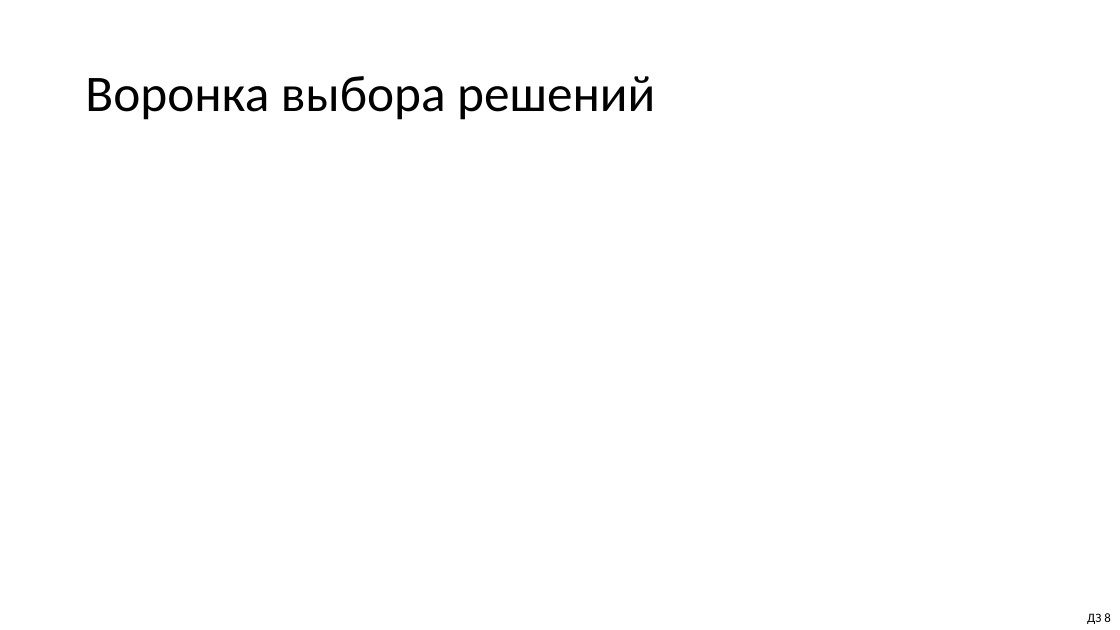
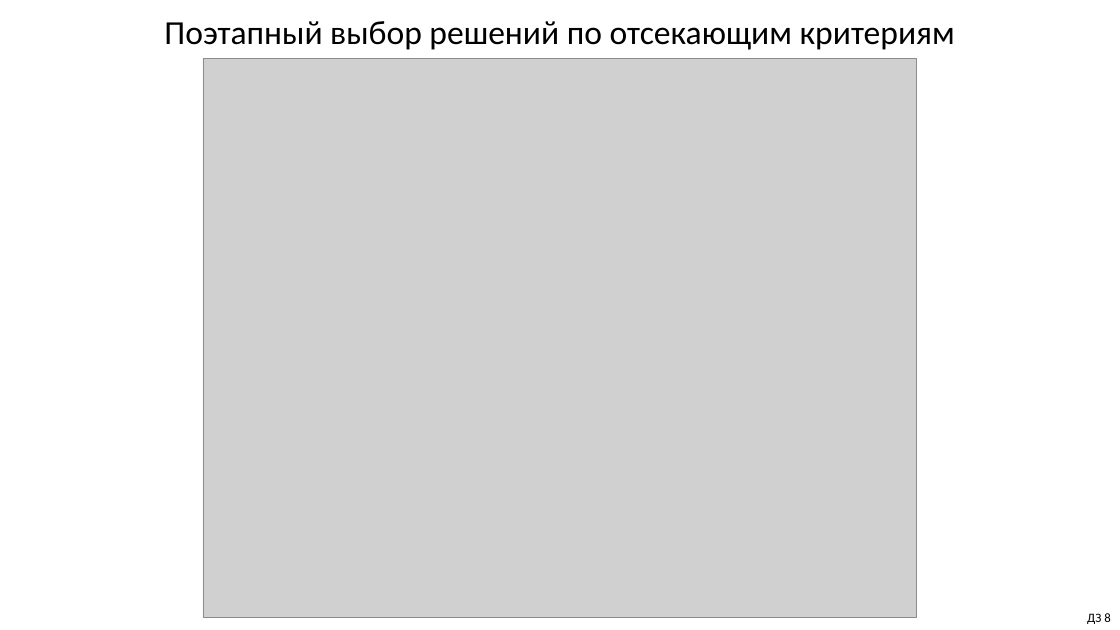
Before and after one commit to alexander-lis/otus, a slide deck: slide 8 of Enterprise Architect/Презентация.pptx. Drawn at 1120x630 pixels with LibreOffice and Linux fonts; fonts in the diff are those of the drawing; grey boxes stand for pictures. Boxes give left, top, right and bottom in pixels: in the first picture for what was removed or moved away, otherwise in the second. Text is boxed around its words. In the diff, an @@ line names an element or a change of style, - is before the commit and + after.

```diff
--- a/Enterprise Architect/Презентация.pptx
+++ b/Enterprise Architect/Презентация.pptx
@@ text added at [164,21,955,50], 28.8 pt, text #000000 @@
+Поэтапный выбор решений по отсекающим критериям
@@ picture added at [203,58,918,618] @@
@@ title removed at [85,76,655,120] @@
-Воронка выбора решений
```
Also in this commit, not shown: 1 other slide changed, 1 slide removed, 6 other files.
